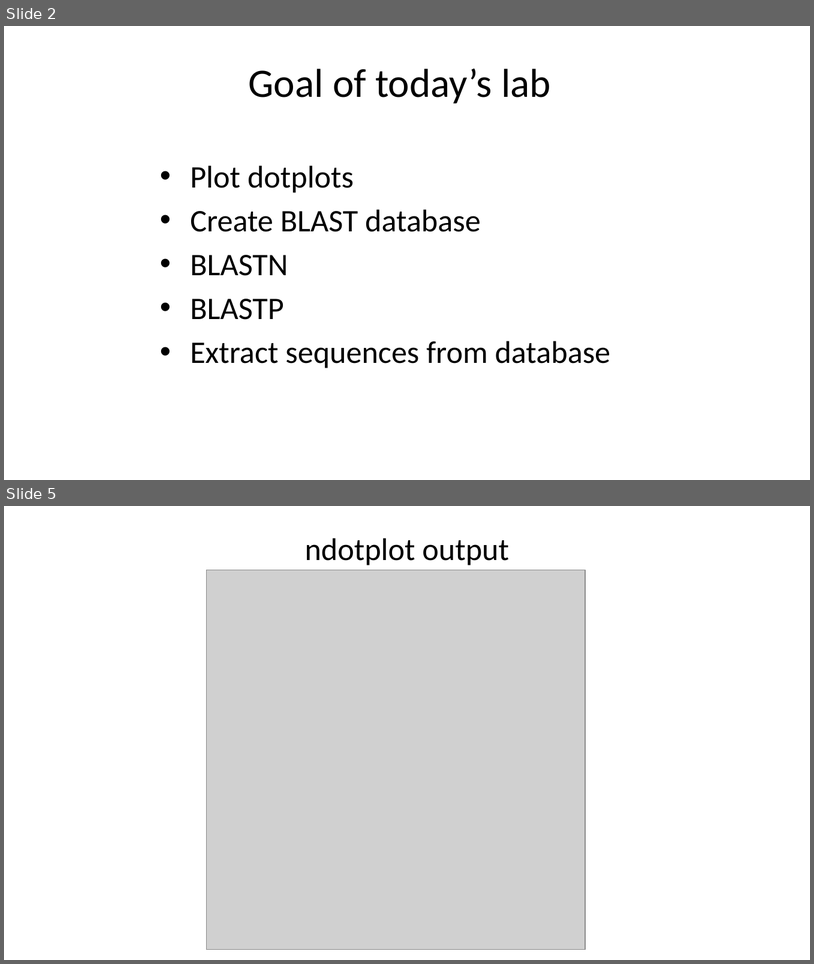
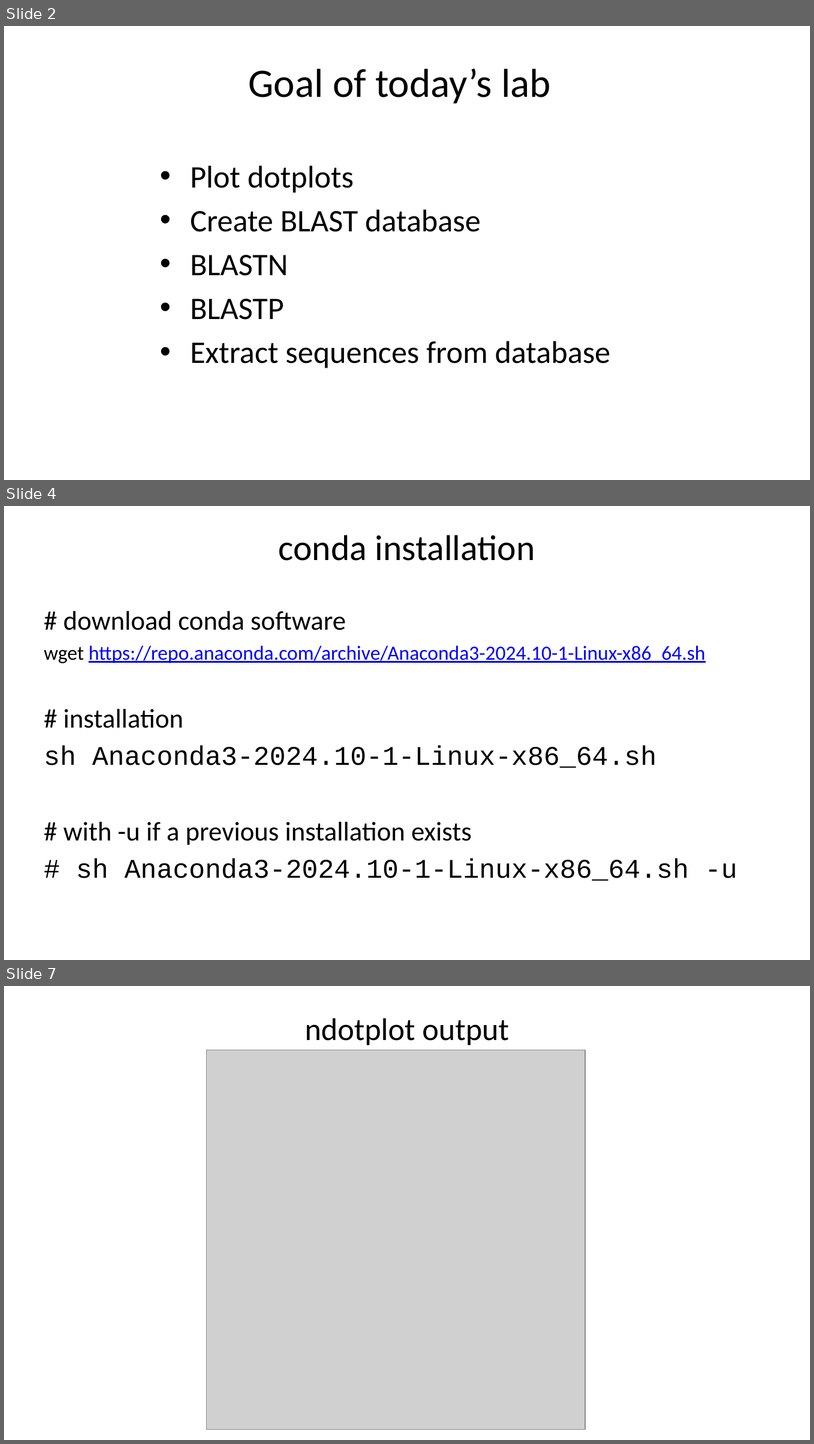
Before and after one commit to liu3zhenlab/teaching, a slide deck: PLPTH813Bioinformatis/2025/2_lab/lab03_alignment.pptx. Shown one above the other, each under a label of ours: slides 2 and 5 before the commit, slides 2, 4 and 7 after it; the slides between them are not shown. The pictures are 814x964 and 814x1444 pixels, drawn with LibreOffice and Linux fonts; fonts in the diff are those of the drawing; grey boxes stand for pictures. Boxes give left, top, right and bottom in pixels: in the first picture for what was removed or moved away, otherwise in the second. Text is boxed around its words. In the diff, an @@ line names an element or a change of style, - is before the commit and + after.

```diff
--- a/PLPTH813Bioinformatis/2025/2_lab/lab03_alignment.pptx
+++ b/PLPTH813Bioinformatis/2025/2_lab/lab03_alignment.pptx
@@ slide 4 added at [4, 506, 810, 960], background #FFFFFF @@
@@ title added at [278, 535, 536, 561], 32 pt, text #000000 @@
+conda installation
@@ text added at [44, 611, 738, 880], 24 pt, text #000000 @@
+# download conda software
+wget https://repo.anaconda.com/archive/Anaconda3-2024.10-1-Linux-x86_64.sh
+# installation
+sh Anaconda3-2024.10-1-Linux-x86_64.sh
+# with -u if a previous installation exists
+# sh Anaconda3-2024.10-1-Linux-x86_64.sh -u
@@ what was slide 5 is now slide 7 @@
```
Also in this commit, not shown: 3 slides changed, 2 other slides added, 2 other files.
